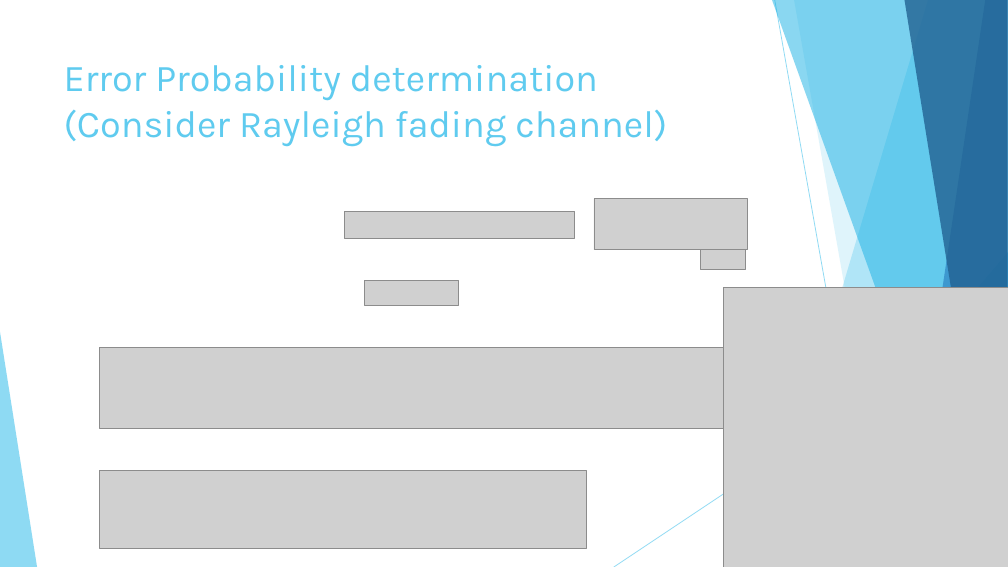
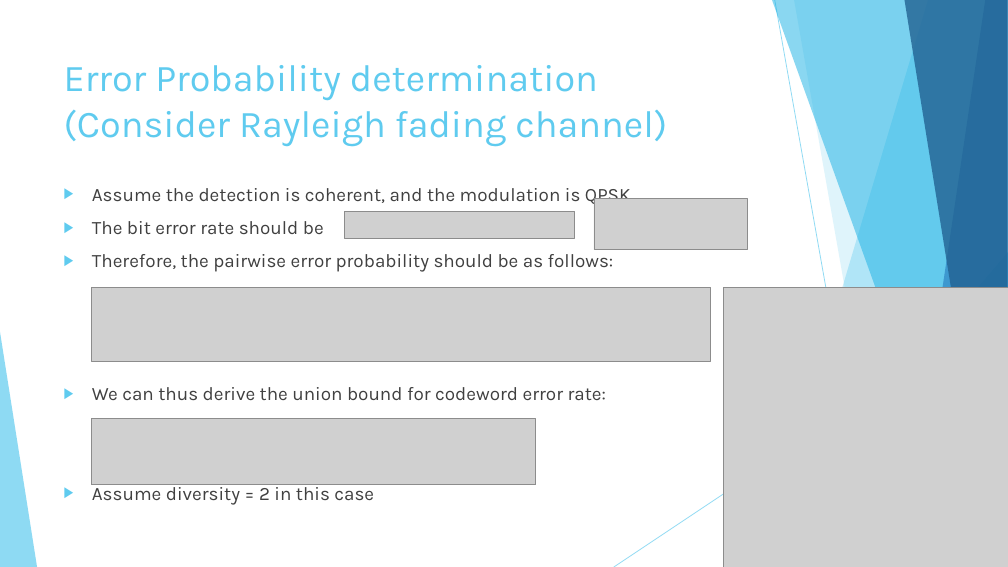
Before and after one commit to hungchun0201/Reliable_multicast_simulation, a slide deck: slide 9 of Final_project_reliable_multicast_retransmission_scheme.pptx. Drawn at 1008x567 pixels with LibreOffice and Linux fonts; fonts in the diff are those of the drawing; grey boxes stand for pictures. Boxes give left, top, right and bottom in pixels: in the first picture for what was removed or moved away, otherwise in the second. Text is boxed around its words. In the diff, an @@ line names an element or a change of style, - is before the commit and + after.

```diff
--- a/Final_project_reliable_multicast_retransmission_scheme.pptx
+++ b/Final_project_reliable_multicast_retransmission_scheme.pptx
@@ text added at (x1=92, y1=188, x2=634, y2=505), 18 pt, text #404040 @@
+▶ Assume the detection is coherent, and the modulation is QPSK.
+▶ The bit error rate should be
+▶ Therefore, the pairwise error probability should be as follows:
+▶ We can thus derive the union bound for codeword error rate:
+▶ Assume diversity = 2 in this case
@@ picture removed at (x1=701, y1=247, x2=746, y2=269) @@
@@ picture added at (x1=91, y1=287, x2=711, y2=361) @@
@@ picture removed at (x1=364, y1=281, x2=459, y2=306) @@
@@ picture removed at (x1=100, y1=347, x2=723, y2=428) @@
@@ picture added at (x1=91, y1=418, x2=536, y2=484) @@
@@ picture added at (x1=91, y1=420, x2=536, y2=484) @@
@@ picture removed at (x1=100, y1=471, x2=587, y2=548) @@
```
Also in this commit, not shown: 1 slide removed, 2 other files.
